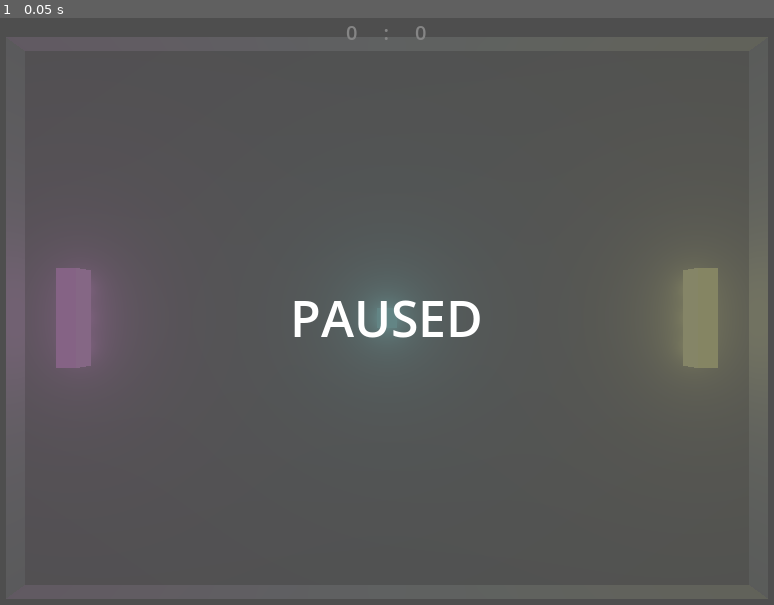
Above: before the commit, frame 1.
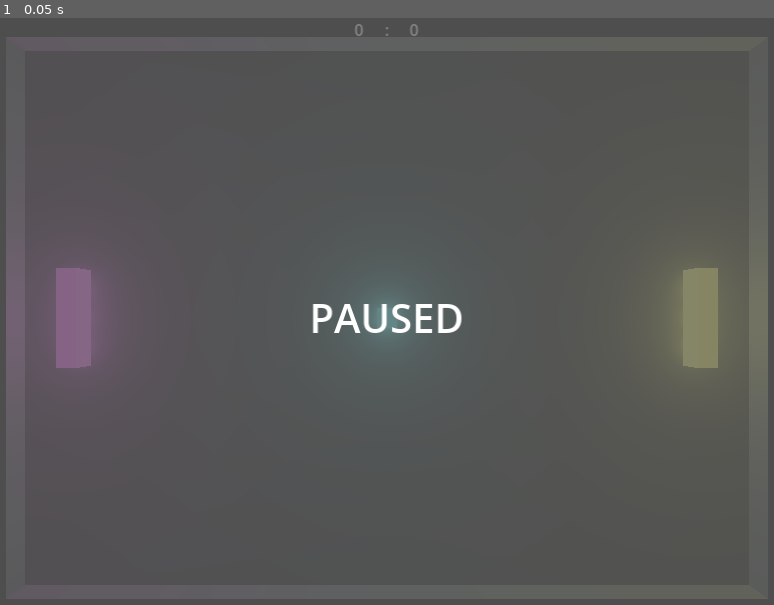
Above: after the commit, the same moment.

Repository: Amproids/Godot_Pong
Game: Godot game, scene res://Game_Scene.tscn
Same seed, same stepped clock (60 frames per second), same inputs: the game is played once before the commit and once after it.
Inputs:
- Up to frame 1 (0.05 s): no input

The runs differ from the first frame. In frame 1, 0.9% of the frame differs, in the area x 37-63%, y 1-55%.

Commit message:
fixed ball physics, very smooth

Diff:
--- a/Game_Scene.gd
+++ b/Game_Scene.gd
@@ -2,15 +2,14 @@
 var gameState
 var player1Score
 var player2Score
-var ballZ
 var player1Position = Vector3(0, 0, 0)
 var player2Position = Vector3(0, 0, 0)
+var worldTime = 0
 
 func _ready():
 	gameState = 0
 	player1Score = 0
 	player2Score = 0
-	ballZ = 0
 
 func _process(delta):
 	if Input.is_action_just_pressed("pause_unpause"):
--- a/Scripts/Ball.gd
+++ b/Scripts/Ball.gd
@@ -1,8 +1,12 @@
 extends RigidBody3D
 var velocity = Vector3(-10, 0, 0)
+var PADDLEANGLERANGE = 120
+var PADDLEANGLESCALEFACTOR = (PADDLEANGLERANGE/2)/3
+var ballSpeedMax = 30
+var ballSpeed = 10
 # Called when the node enters the scene tree for the first time.
 func _ready():
-	position.z = GameScene.ballZ
+	position.z = 0
 	position.x = 0
 
 # Called every frame. 'delta' is the elapsed time since the previous frame.
@@ -10,14 +14,25 @@
 	if GameScene.gameState:
 		var collisionInfo = move_and_collide(velocity * delta)
 		if collisionInfo:
-			velocity = velocity.bounce(collisionInfo.get_normal())
+			#update ball's positional relation to players. (I don't know how to pull this data from collisionInfo)
 			var DistanceToPlayer1 = GameScene.player1Position - position
 			var DistanceToPlayer2 = GameScene.player2Position - position
-			if abs(DistanceToPlayer1[0]) < 2 and abs(DistanceToPlayer1[2]) < 3:
-				velocity.z = -DistanceToPlayer1[2]*5
-				print("bounced off player 1")
-			if abs(DistanceToPlayer2[0]) < 2 and abs(DistanceToPlayer2[2]) < 3:
-				velocity.z = -DistanceToPlayer2[2]*5
-				print("bounced off player 2")
-			GameScene.player1Score = DistanceToPlayer1
-			GameScene.player2Score = DistanceToPlayer2
+			if abs(DistanceToPlayer1[0]) < 1.1 and abs(DistanceToPlayer1[2]) < 3:
+				var theta = -deg_to_rad(PADDLEANGLESCALEFACTOR * DistanceToPlayer1[2])
+				velocity.x = cos(theta) * ballSpeed
+				velocity.z = sin(theta) * ballSpeed
+				if ballSpeed < ballSpeedMax:
+					ballSpeed += 1
+			elif abs(DistanceToPlayer2[0]) < 1.1 and abs(DistanceToPlayer2[2]) < 3:
+				var theta = -deg_to_rad(PADDLEANGLESCALEFACTOR * DistanceToPlayer2[2])
+				velocity.x = -cos(theta) * ballSpeed
+				velocity.z = sin(theta) * ballSpeed
+				if ballSpeed < ballSpeedMax:
+					ballSpeed += 1
+			else:
+				velocity = velocity.bounce(collisionInfo.get_normal())
+			#If ball goes out of bounds.
+			if position.x < -18:
+				GameScene.player2Score += 1
+			if position.x > 18:
+				GameScene.player1Score += 1
--- a/UI/UI_Menu.tscn
+++ b/UI/UI_Menu.tscn
@@ -12,8 +12,8 @@
 [node name="UI_Menu" type="Node2D"]
 
 [node name="Paused" type="Label" parent="."]
-offset_right = 800.0
-offset_bottom = 600.0
+offset_right = 1000.0
+offset_bottom = 750.0
 text = "PAUSED"
 label_settings = SubResource("LabelSettings_gffwj")
 horizontal_alignment = 1
@@ -23,14 +23,14 @@
 [node name="ColorRect" type="ColorRect" parent="Paused"]
 z_index = -1
 layout_mode = 0
-offset_right = 800.0
-offset_bottom = 600.0
+offset_right = 1000.0
+offset_bottom = 750.0
 color = Color(0.388235, 0.388235, 0.388235, 0.784314)
 
 [node name="Player1_Score" type="Label" parent="."]
 z_index = -2
-offset_right = 800.0
-offset_bottom = 600.0
+offset_right = 1000.0
+offset_bottom = 750.0
 label_settings = SubResource("LabelSettings_i83ab")
 horizontal_alignment = 1
 script = ExtResource("2_ve3p7")
--- a/project.godot
+++ b/project.godot
@@ -22,9 +22,9 @@
 
 [display]
 
-window/size/viewport_width=800
-window/size/viewport_height=600
-window/size/resizable=false
+window/size/viewport_width=1000
+window/size/viewport_height=750
+window/stretch/mode="canvas_items"
 
 [dotnet]
 
Not shown, added: GamC767.tmp
